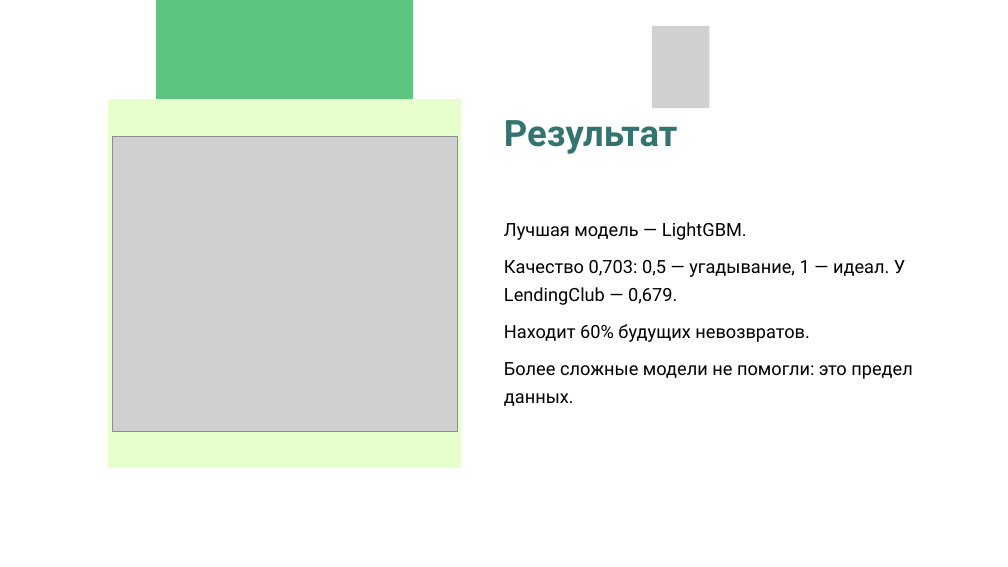
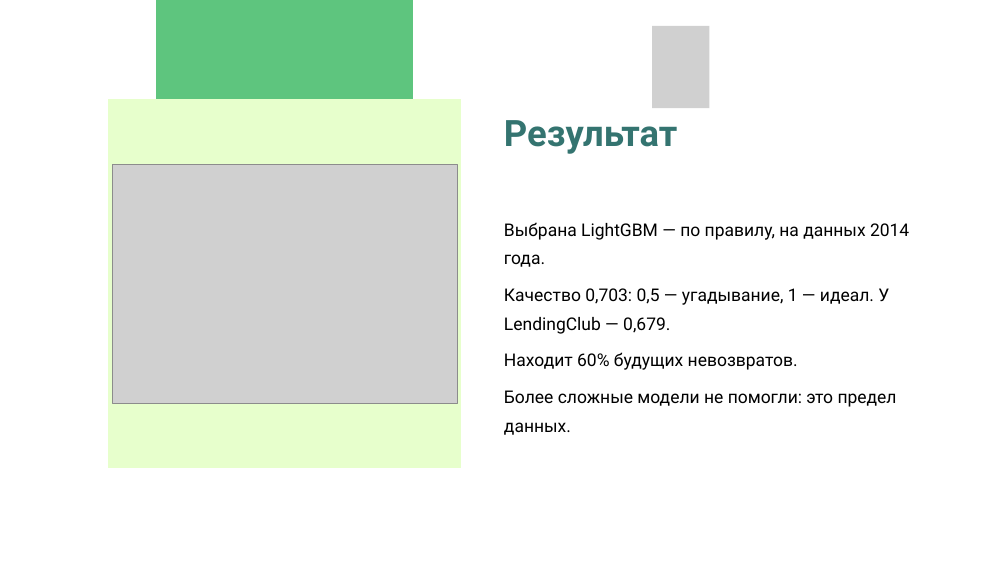
Before and after one commit to yersaa/Loan_default_prediction, a slide deck: slide 13 of docs/presentation.pptx. Drawn at 1008x567 pixels with LibreOffice and Linux fonts; fonts in the diff are those of the drawing; grey boxes stand for pictures. Boxes give left, top, right and bottom in pixels: in the first picture for what was removed or moved away, otherwise in the second. Text is boxed around its words. In the diff, an @@ line names an element or a change of style, - is before the commit and + after.

```diff
--- a/docs/presentation.pptx
+++ b/docs/presentation.pptx
@@ picture: place and size @@
-picture at bbox=[112, 136, 457, 431]
+picture at bbox=[112, 164, 457, 403]
@@ text at bbox=[504, 222, 909, 267]: text changed; size 26 to 25 pt @@
-Лучшая модель — LightGBM.
+Выбрана LightGBM — по правилу, на данных 2014 года.
@@ text at bbox=[504, 288, 897, 407]: size 26 to 25 pt in "Качество 0,703: 0,5 — угадывание, 1 — ...", "Находит 60% будущих невозвратов.", "Более сложные модели не помогли: это предел ..." @@
```
Also in this commit, not shown: 10 other slides changed, 1 slide added, 10 other files.
